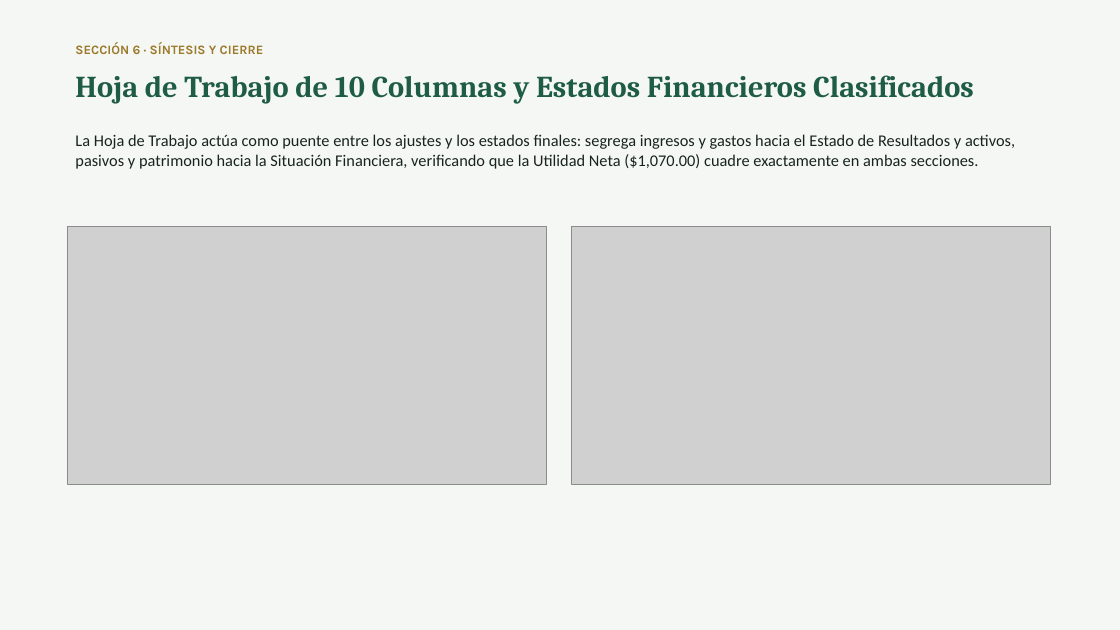
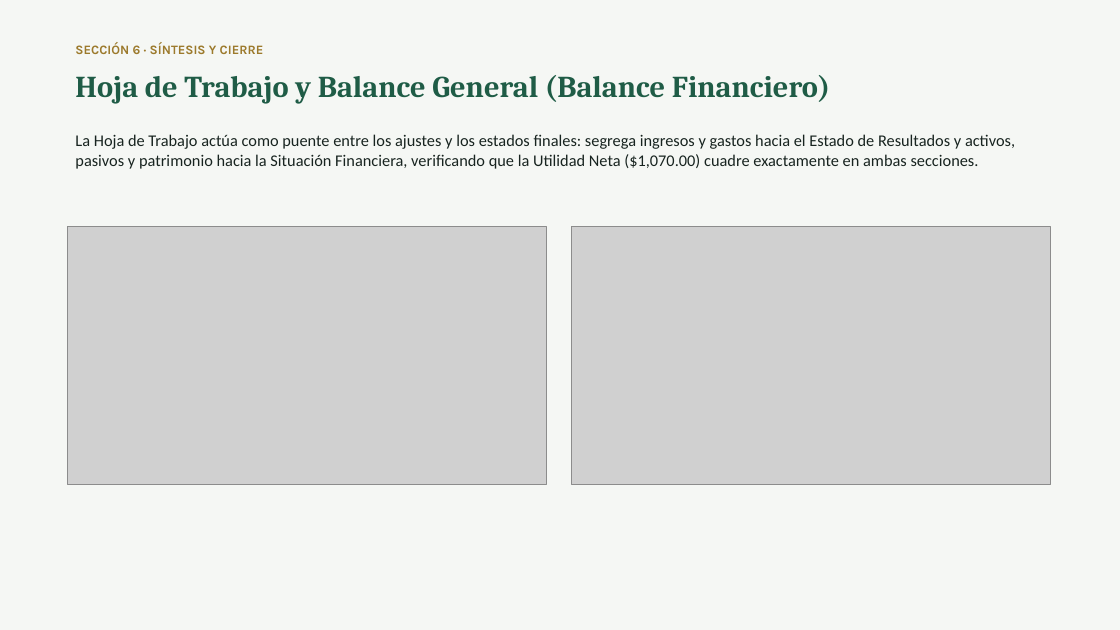
Before and after one commit to Ernesto835/robledistribuidora, a slide deck: slide 7 of Presentacion_Sistema_Contable_ElRoble_Actualizada.pptx. Drawn at 1120x630 pixels with LibreOffice and Linux fonts; fonts in the diff are those of the drawing; grey boxes stand for pictures. Boxes give left, top, right and bottom in pixels: in the first picture for what was removed or moved away, otherwise in the second. Text is boxed around its words. In the diff, an @@ line names an element or a change of style, - is before the commit and + after.

Commit message:
docs: update slide 7 header to Balance General (Balance Financiero)

```diff
--- a/Presentacion_Sistema_Contable_ElRoble_Actualizada.pptx
+++ b/Presentacion_Sistema_Contable_ElRoble_Actualizada.pptx
@@ text at (75, 75, 830, 104): text changed @@
-Hoja de Trabajo de 10 Columnas y Estados Financieros Clasificados
+Hoja de Trabajo y Balance General (Balance Financiero)
```
